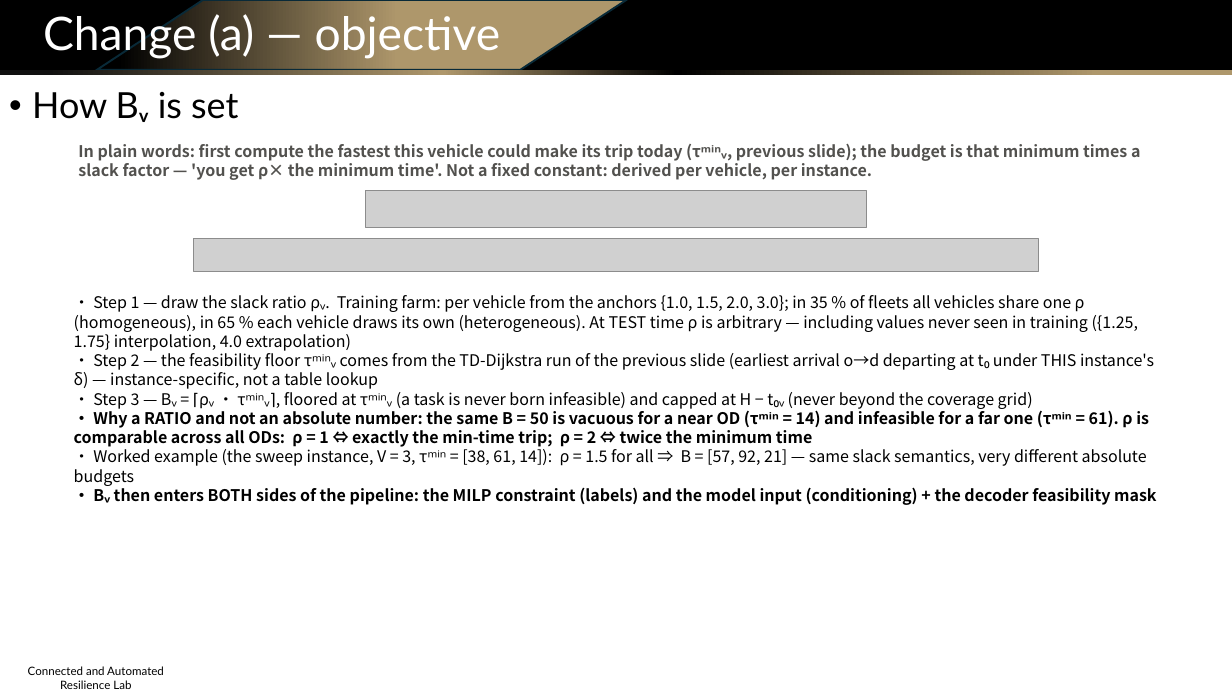
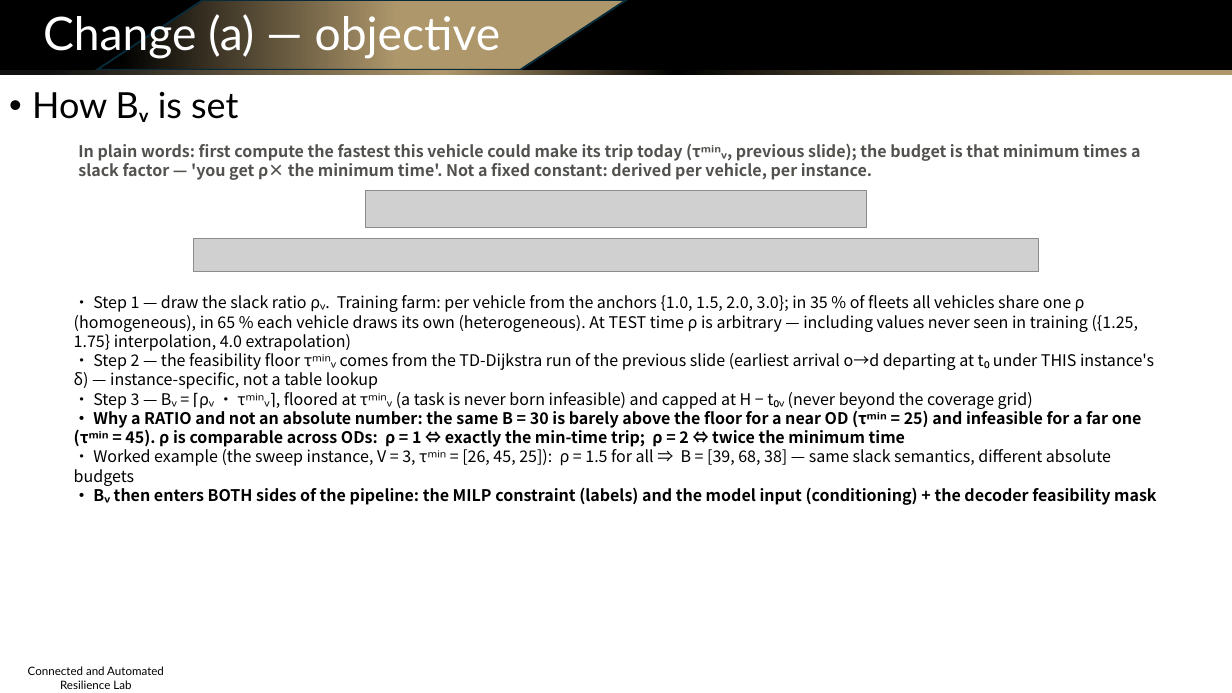
Before and after one commit to Dylan-Wyl10/RoboSense, a slide deck: slide 12 of experiments/20260804-budget-conditioning/ppt/sensing_routing_method_and_results.pptx. Drawn at 1232x693 pixels with LibreOffice and Linux fonts; fonts in the diff are those of the drawing; grey boxes stand for pictures; background and template pictures are left out. Boxes give left, top, right and bottom in pixels: in the first picture for what was removed or moved away, otherwise in the second. Text is boxed around its words. In the diff, an @@ line names an element or a change of style, - is before the commit and + after.

```diff
--- a/experiments/20260804-budget-conditioning/ppt/sensing_routing_method_and_results.pptx
+++ b/experiments/20260804-budget-conditioning/ppt/sensing_routing_method_and_results.pptx
@@ text at [74, 408, 1142, 486]: text changed @@
-• Why a RATIO and not an absolute number: the same B = 50 is vacuous for a near OD (τᵐⁱⁿ = 14) and infeasible for a far one (τᵐⁱⁿ = 61). ρ is comparable across all ODs: ρ = 1 ⇔ exactly the min-time trip; ρ = 2 ⇔ twice the minimum time
-• Worked example (the sweep instance, V = 3, τᵐⁱⁿ = [38, 61, 14]): ρ = 1.5 for all ⇒ B = [57, 92, 21] — same slack semantics, very different absolute budgets
+• Why a RATIO and not an absolute number: the same B = 30 is barely above the floor for a near OD (τᵐⁱⁿ = 25) and infeasible for a far one (τᵐⁱⁿ = 45). ρ is comparable across ODs: ρ = 1 ⇔ exactly the min-time trip; ρ = 2 ⇔ twice the minimum time
+• Worked example (the sweep instance, V = 3, τᵐⁱⁿ = [26, 45, 25]): ρ = 1.5 for all ⇒ B = [39, 68, 38] — same slack semantics, different absolute budgets
```
Also in this commit, not shown: 12 other slides changed, 24 other files.
